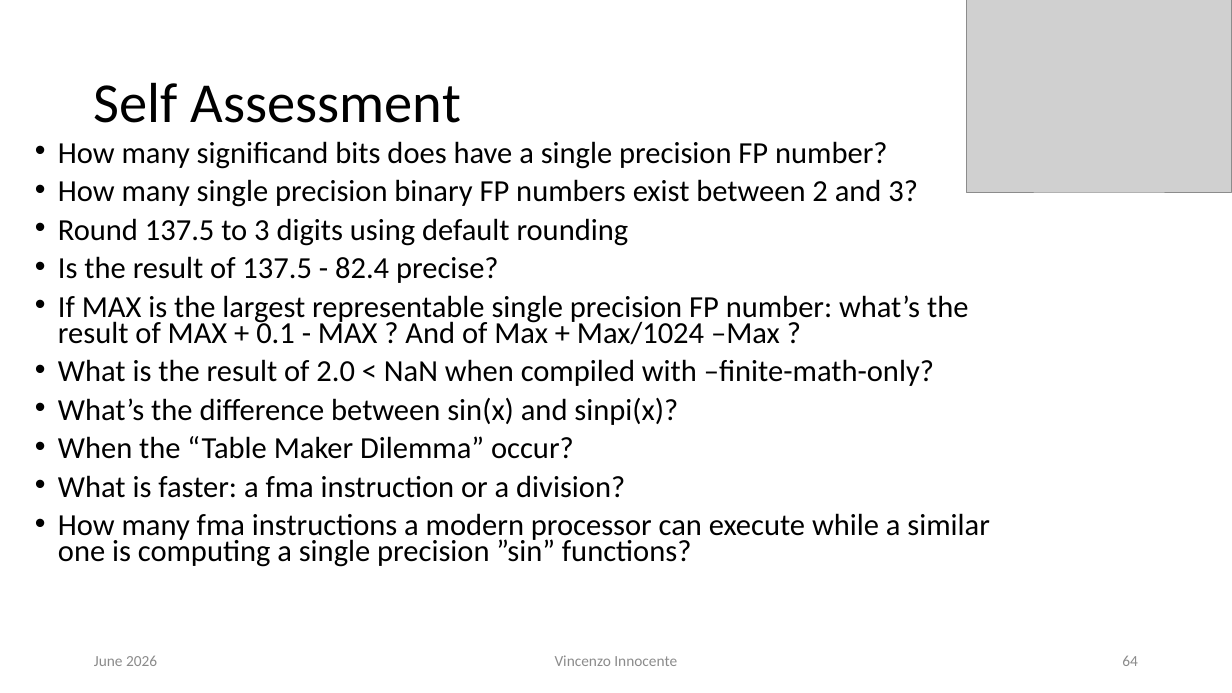
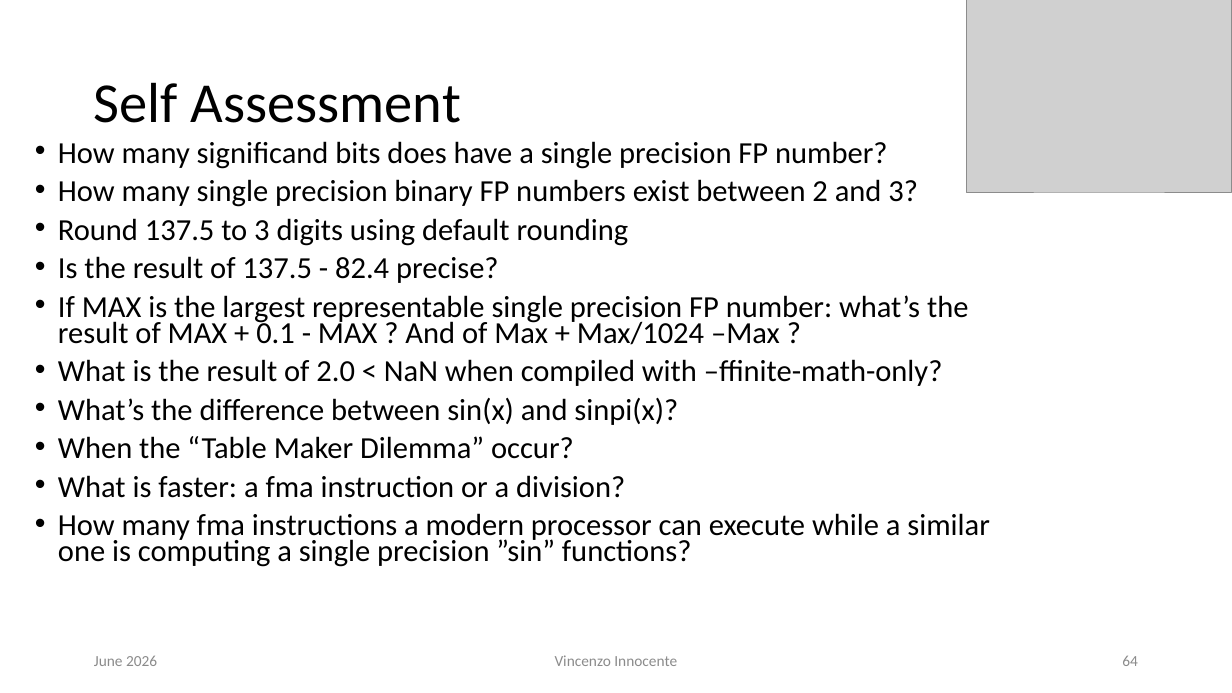
Before and after one commit to VinInn/FPCourse, a slide deck: slide 64 of Slides/FPforScientist.pptx. Drawn at 1232x693 pixels with LibreOffice and Linux fonts; fonts in the diff are those of the drawing; grey boxes stand for pictures. Boxes give left, top, right and bottom in pixels: in the first picture for what was removed or moved away, otherwise in the second. Text is boxed around its words. In the diff, an @@ line names an element or a change of style, - is before the commit and + after.

```diff
--- a/Slides/FPforScientist.pptx
+++ b/Slides/FPforScientist.pptx
@@ text at box(58, 359, 943, 386): text changed @@
-• What is the result of 2.0 < NaN when compiled with –finite-math-only?
+• What is the result of 2.0 < NaN when compiled with –ffinite-math-only?
```
Also in this commit, not shown: 2 other slides changed.
